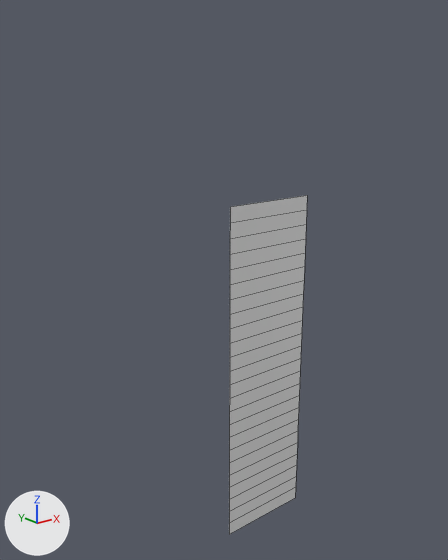
Before and after pictures for a commit that changed the FBX model Assets/FlowTests/Models/Blendshape.fbx.
The view is the same before and after, from a 50 mm lens placed at (-5.67, -6.07, 1.71), pointed at (-0.35, 0.58, -0.95). Lighting does not change. The marker at lower left points along +X, +Y and +Z. Mesh edges are drawn as thin lines. Where no turn or scale is listed for an object, it has been applied to the vertices.

The scene before the commit, as lines of its bpy script (objects in view):
```python
me_mesh = bpy.data.meshes.new('Mesh')
me_mesh.from_pydata(...)  # 50 vertices, 24 faces; spans x -0.73..0.68, y 0.0, z -4.77..0.24
me_mesh.materials.append(mat_flow)  # white #e7e7e7
ob_normal = bpy.data.objects.new('Normal', me_mesh)
ob_normal.location = (0.01, 0.0, 0.0)
```
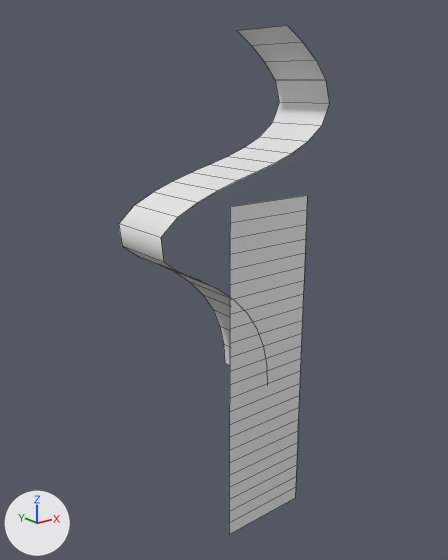
Location of each change, [x1, y1, x2, y2] in pixels of the pictures (448 x 560 px):
'Extrude', added: after [119, 26, 329, 365]

What changed in the scene script:
```text
Add me_mesh_1:
    me_mesh_1.from_pydata(...)  # 50 vertices, 24 faces; spans x -1.78..1.05, y 0.0..1.0, z -2.5..2.43
Add ob_extrude:
    ob_extrude = bpy.data.objects.new('Extrude', me_mesh_1)
    ob_extrude.location = (0.0, 0.0, 0.0)
```
